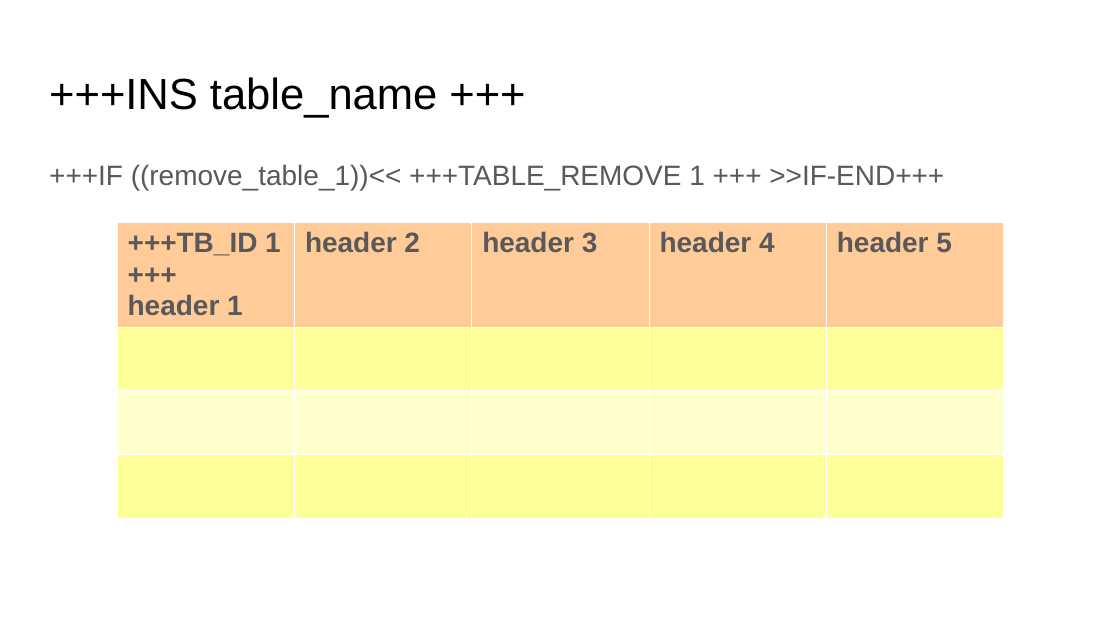
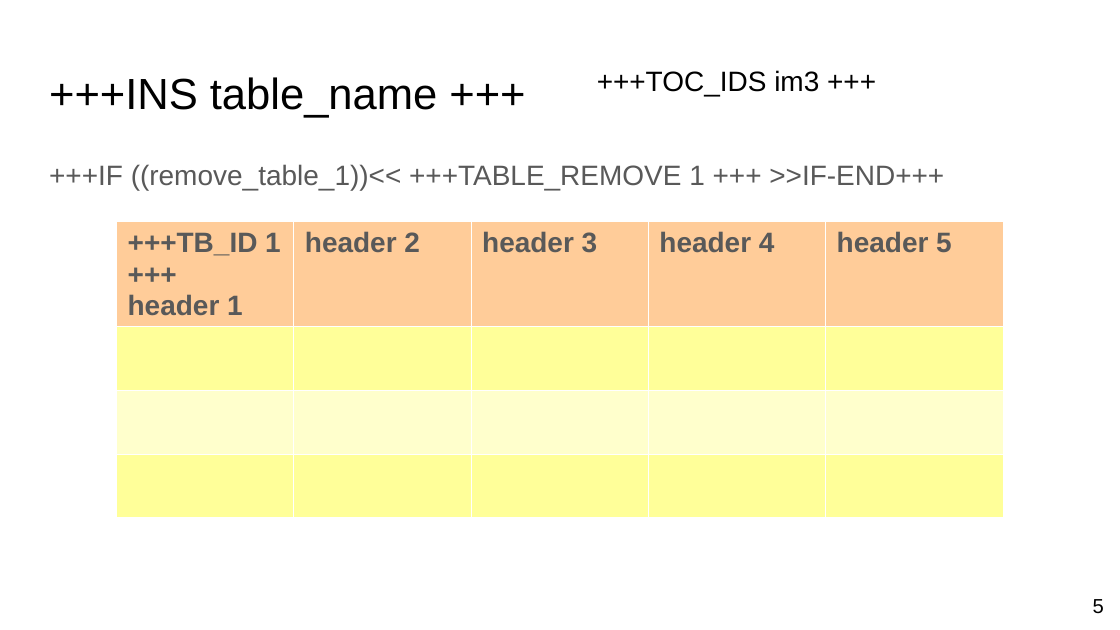
Before and after one commit to GayashanSameera/PythonPPTXGen, a slide deck: slide 5 of demo.pptx (slide 4 before the commit). Drawn at 1120x630 pixels with LibreOffice and Linux fonts; fonts in the diff are those of the drawing. Boxes give left, top, right and bottom in pixels: in the first picture for what was removed or moved away, otherwise in the second. Text is boxed around its words. In the diff, an @@ line names an element or a change of style, - is before the commit and + after.

```diff
--- a/demo.pptx
+++ b/demo.pptx
@@ text added at (597, 70, 819, 96), 18 pt, text #000000 @@
++++TOC_IDS im3 +++
@@ page number added at (1093, 599, 1104, 614), 13 pt, text #000000 @@
+5
```
Also in this commit, not shown: 14 other slides changed, 5 slides added, 3 other files.
